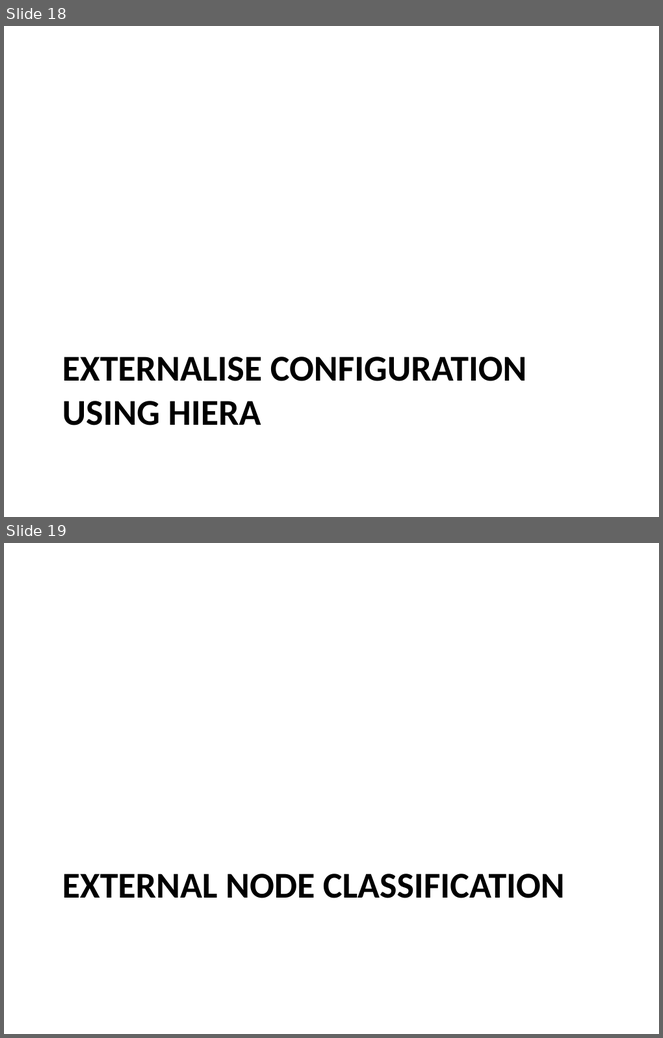
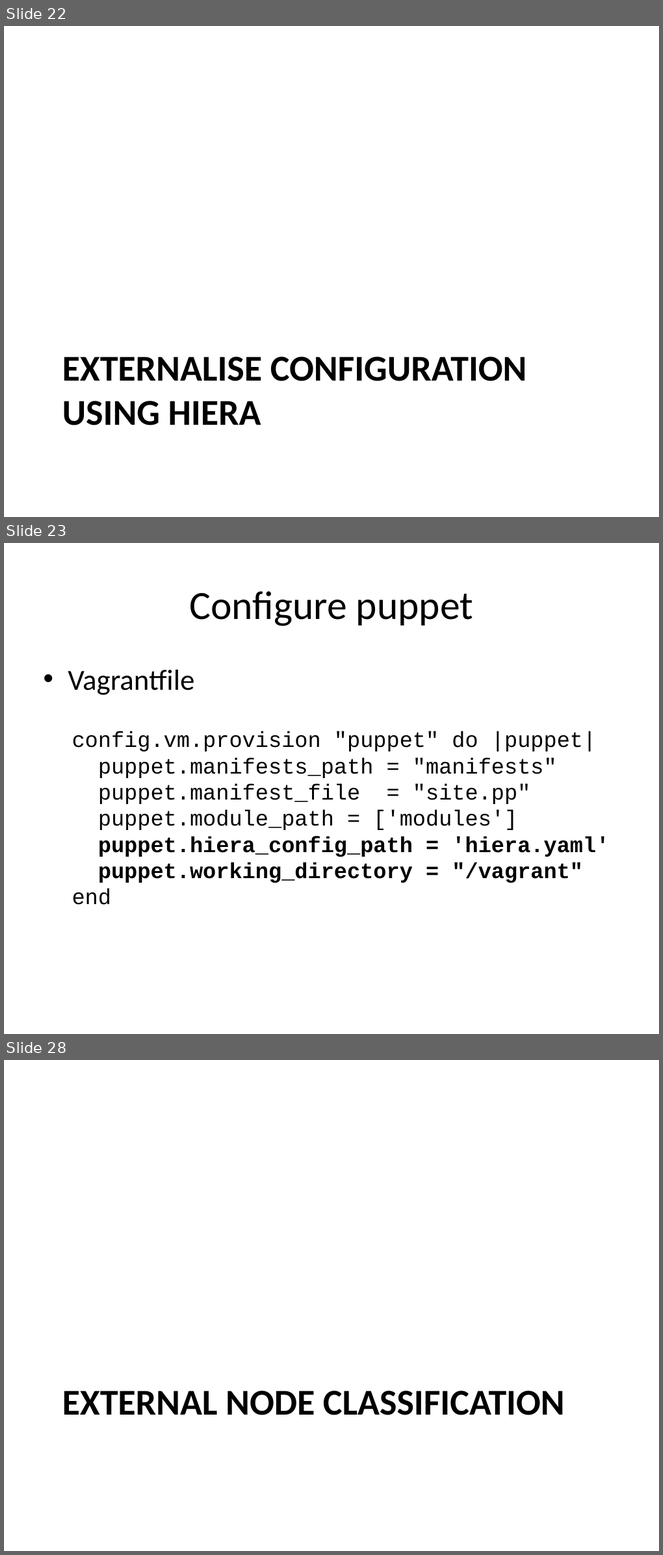
Before and after one commit to andeemarks/xconf-sydney-2014-workshops, a slide deck: 01-provision/xconf-sydney-2014-provision.pptx. Shown one above the other, each under a label of ours: slides 18 and 19 before the commit, slides 22, 23 and 28 after it; the slides between them are not shown. The pictures are 663x1038 and 663x1555 pixels, drawn with LibreOffice and Linux fonts; fonts in the diff are those of the drawing. Boxes give left, top, right and bottom in pixels: in the first picture for what was removed or moved away, otherwise in the second. Text is boxed around its words. In the diff, an @@ line names an element or a change of style, - is before the commit and + after.

Commit message:
Updated provisioning slides

```diff
--- a/01-provision/xconf-sydney-2014-provision.pptx
+++ b/01-provision/xconf-sydney-2014-provision.pptx
@@ slide 23 added at [4,543,659,1034], background #FFFFFF @@
@@ title added at [189,591,473,626], 44 pt, text #000000 @@
+Configure puppet
@@ text added at [68,670,609,905], 24 pt, text #000000 @@
+• Vagrantfile
+  config.vm.provision "puppet" do |puppet|
+  puppet.manifests_path = "manifests"
+  puppet.manifest_file = "site.pp"
+  puppet.module_path = ['modules']
+  puppet.hiera_config_path = 'hiera.yaml'
+  puppet.working_directory = "/vagrant"
+  end
@@ what was slide 18 is now slide 22 @@
@@ what was slide 19 is now slide 28 @@
```
Also in this commit, not shown: 5 slides changed, 9 other slides added.
